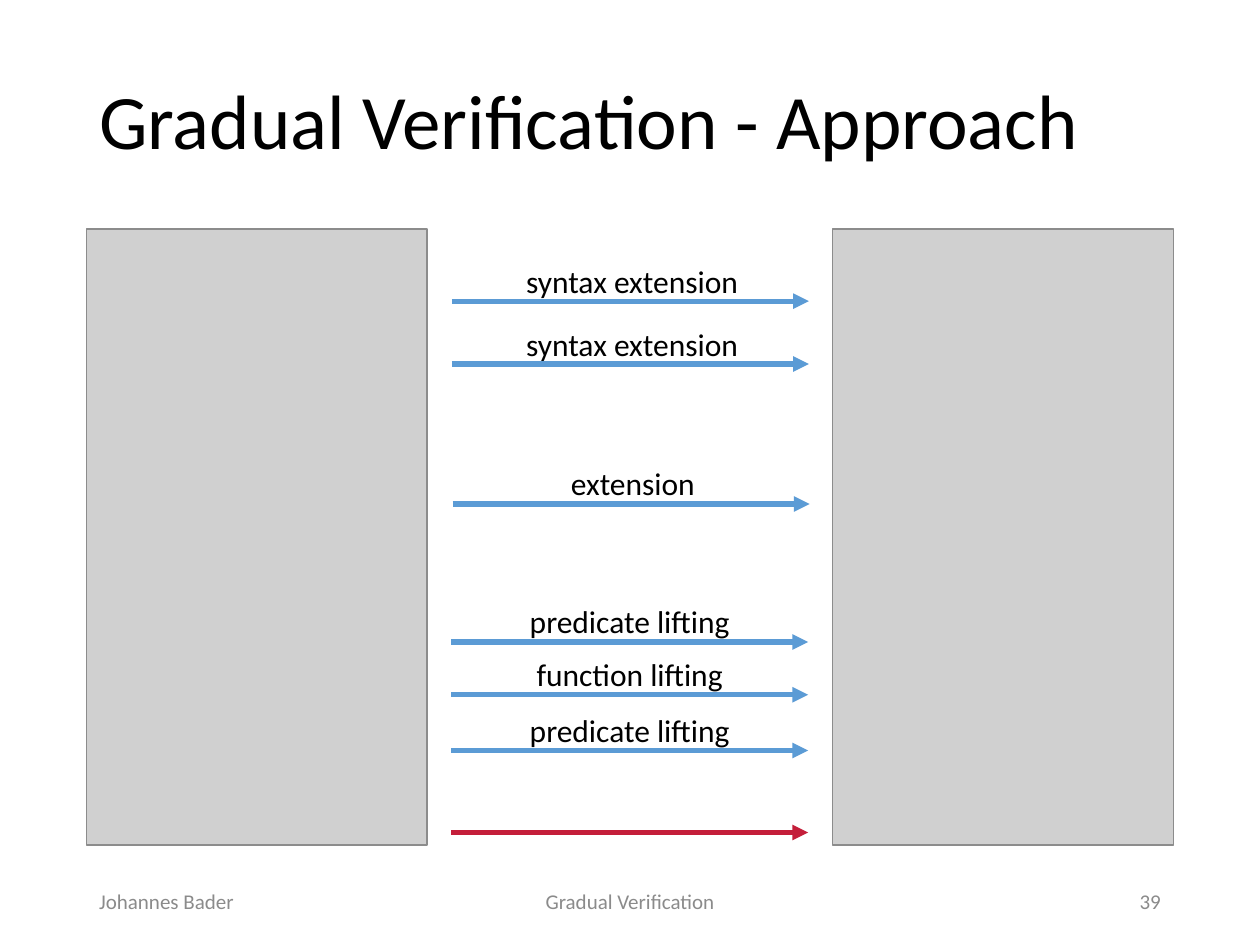
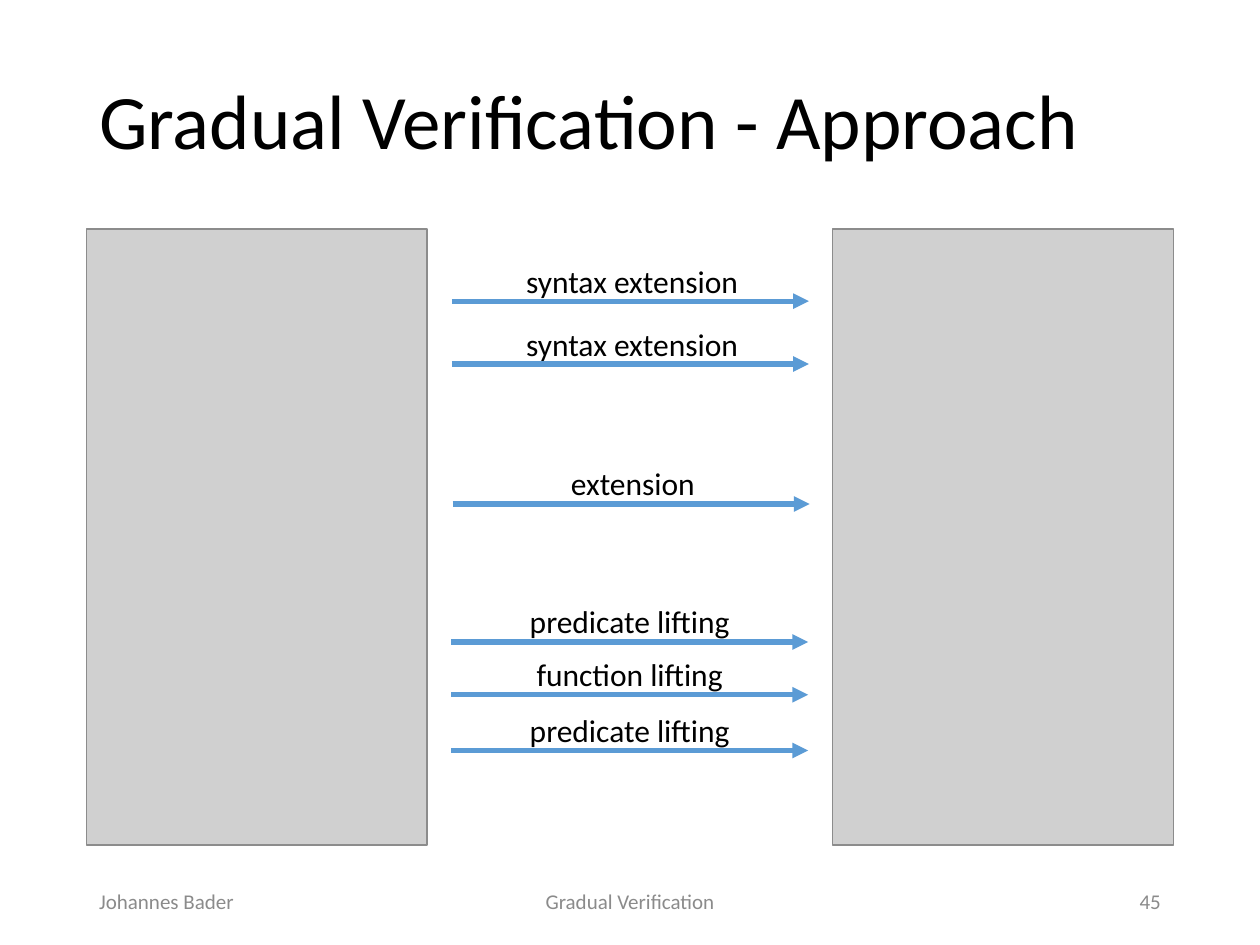
Before and after one commit to olydis/GradVer, a slide deck: slide 45 of latex/PLunch.pptx (slide 39 before the commit). Drawn at 1260x945 pixels with LibreOffice and Linux fonts; fonts in the diff are those of the drawing; grey boxes stand for pictures. Boxes give left, top, right and bottom in pixels: in the first picture for what was removed or moved away, otherwise in the second. Text is boxed around its words. In the diff, an @@ line names an element or a change of style, - is before the commit and + after.

```diff
--- a/latex/PLunch.pptx
+++ b/latex/PLunch.pptx
@@ arrow removed from (451, 833) to (808, 833) @@
@@ page number at <box>1140,895,1161,909</box>: text changed @@
-39
+45
```
Also in this commit, not shown: 26 other slides changed, 8 slides added.
